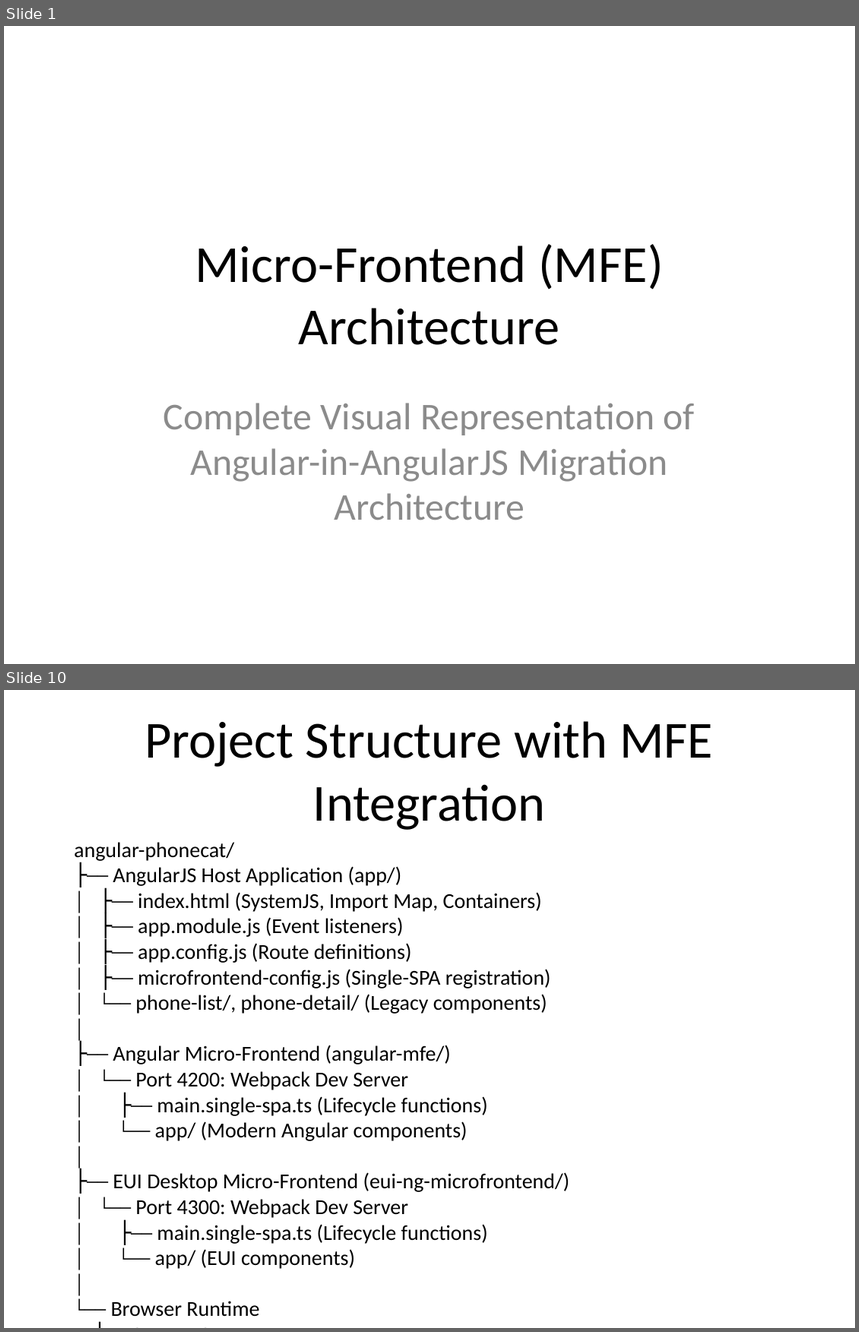
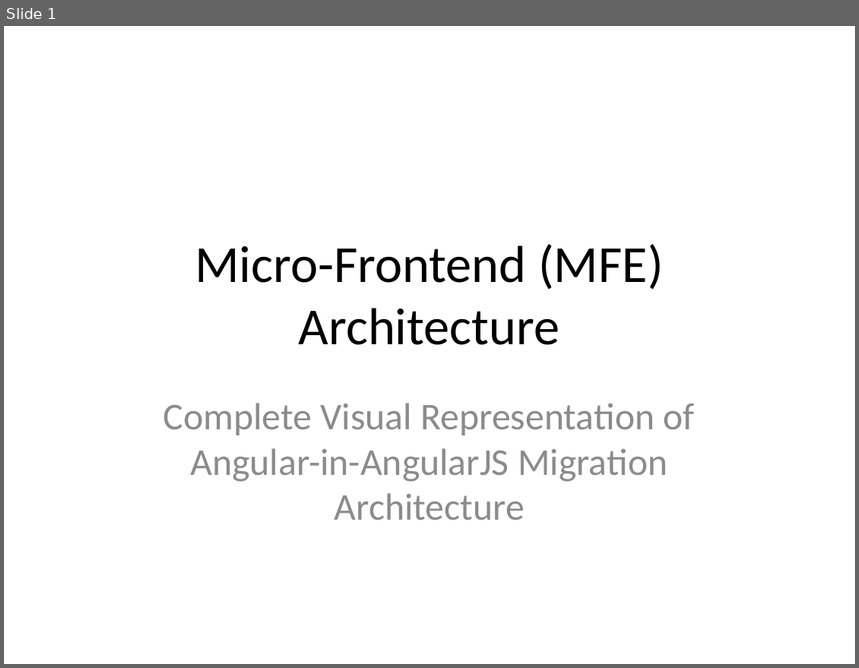
Before and after one commit to mainul-islam-faruqi/migration-from-Angularjs-to-angular, a slide deck: MFE_Architecture_Diagram.pptx. Shown one above the other, each under a label of ours: slides 1 and 10 before the commit, slide 1 after it; the slides between them are not shown. The pictures are 859x1332 and 859x668 pixels, drawn with LibreOffice and Linux fonts; fonts in the diff are those of the drawing. Boxes give left, top, right and bottom in pixels: in the first picture for what was removed or moved away, otherwise in the second. Text is boxed around its words. In the diff, an @@ line names an element or a change of style, - is before the commit and + after.

```diff
--- a/MFE_Architecture_Diagram.pptx
+++ b/MFE_Architecture_Diagram.pptx
@@ slide 10 removed at bbox=[4, 690, 855, 1328], background #FFFFFF @@
@@ title removed at bbox=[145, 721, 713, 830] @@
-Project Structure with MFE Integration
@@ text removed at bbox=[74, 842, 570, 1317] @@
-angular-phonecat/
-├── AngularJS Host Application (app/)
-│ ├── index.html (SystemJS, Import Map, Containers)
-│ ├── app.module.js (Event listeners)
-│ ├── app.config.js (Route definitions)
-│ ├── microfrontend-config.js (Single-SPA registration)
-│ └── phone-list/, phone-detail/ (Legacy components)
-│
-├── Angular Micro-Frontend (angular-mfe/)
-│ └── Port 4200: Webpack Dev Server
-│ ├── main.single-spa.ts (Lifecycle functions)
-│ └── app/ (Modern Angular components)
-│
-├── EUI Desktop Micro-Frontend (eui-ng-microfrontend/)
-│ └── Port 4300: Webpack Dev Server
-│ ├── main.single-spa.ts (Lifecycle functions)
-│ └── app/ (EUI components)
-│
-└── Browser Runtime
-├── SystemJS Import Map
-├── Single-SPA Orchestrator
-└── DOM Containers
```
Also in this commit, not shown: 13 slides added, 11 other slides removed, 7 other files.
